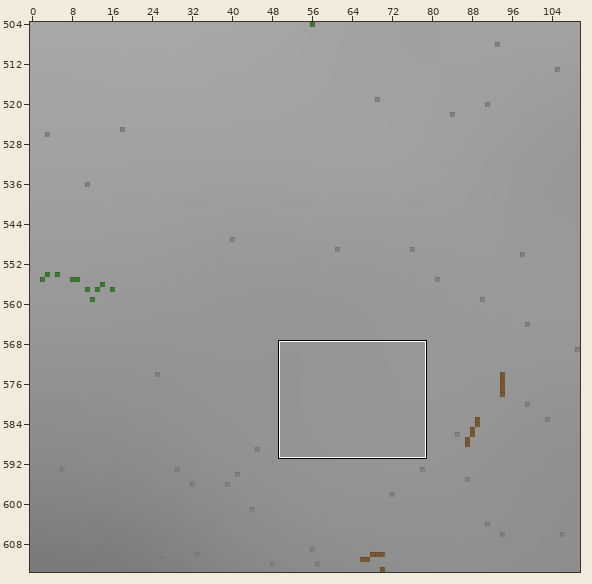
One commit to this Tiled map: content/core/maps/karhumaki.tmx. The first picture is a wide view before the edit; the outline marks the close-up.
Close-up. Before the commit:
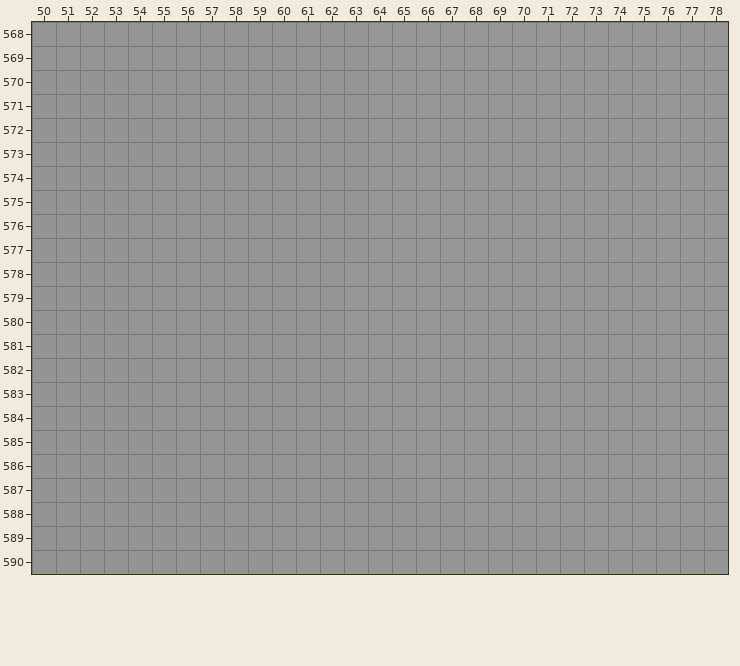
Cells are 16x16 px. Shown: x 50..78, y 568..590. The commit also changed other parts of the map, which this record leaves out.
The result:
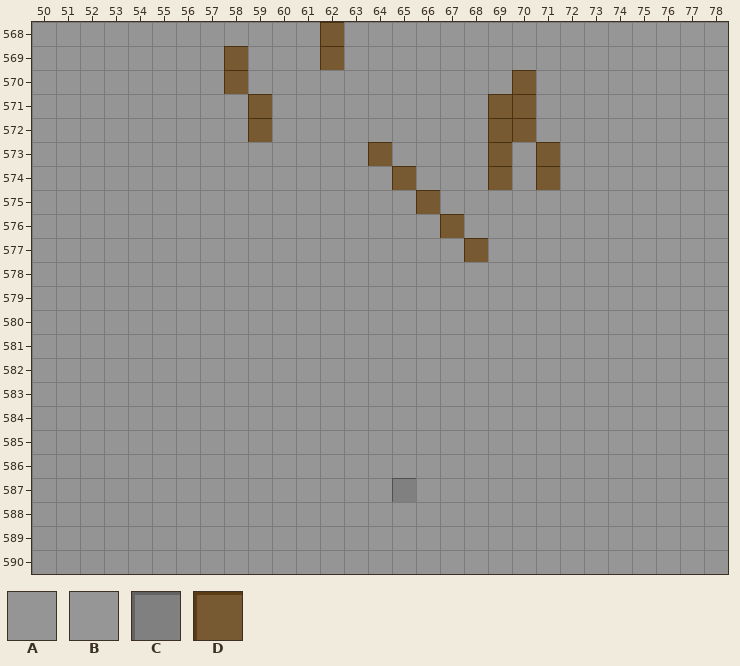
Key: from "heights_fine": A 281, B 283; from "obstacles": C 0, D 2.
_ is an empty cell, # one hidden under a higher layer.
Change:
{"where": "layer \"height\""}
{"y":568,"x":62,"old":"A","new":"#"}
{"y":569,"x":58,"old":"A","new":"#"}
{"y":569,"x":62,"old":"A","new":"#"}
{"y":570,"x":58,"old":"A","new":"#"}
{"y":571,"x":59,"old":"A","new":"#"}
{"y":572,"x":59,"old":"A","new":"#"}
{"y":574,"x":71,"old":"B","new":"#"}
{"y":577,"x":68,"old":"B","new":"#"}
{"y":587,"x":65,"old":"A","new":"#"}
{"where": "layer \"obstacles\""}
{"y":568,"x":62,"old":"_","new":"D"}
{"y":569,"x":58,"old":"_","new":"D"}
{"y":569,"x":62,"old":"_","new":"D"}
{"y":570,"x":58,"old":"_","new":"D"}
{"y":570,"x":70,"old":"_","new":"D"}
{"y":571,"x":59,"old":"_","new":"D"}
{"y":571,"x":69,"old":"__","new":"DD"}
{"y":572,"x":59,"old":"_","new":"D"}
{"y":572,"x":69,"old":"__","new":"DD"}
{"y":573,"x":64,"old":"_","new":"D"}
{"y":573,"x":69,"old":"_","new":"D"}
{"y":573,"x":71,"old":"_","new":"D"}
{"y":574,"x":65,"old":"_","new":"D"}
{"y":574,"x":69,"old":"_","new":"D"}
{"y":574,"x":71,"old":"_","new":"D"}
{"y":575,"x":66,"old":"_","new":"D"}
{"y":576,"x":67,"old":"_","new":"D"}
{"y":577,"x":68,"old":"_","new":"D"}
{"y":587,"x":65,"old":"_","new":"C"}
{"label":"changed","picture_box":[320,22,344,70]}
{"label":"changed","picture_box":[224,46,272,142]}
{"label":"changed","picture_box":[488,70,560,190]}
{"label":"changed","picture_box":[368,142,488,262]}
{"label":"changed","picture_box":[392,478,416,502]}
